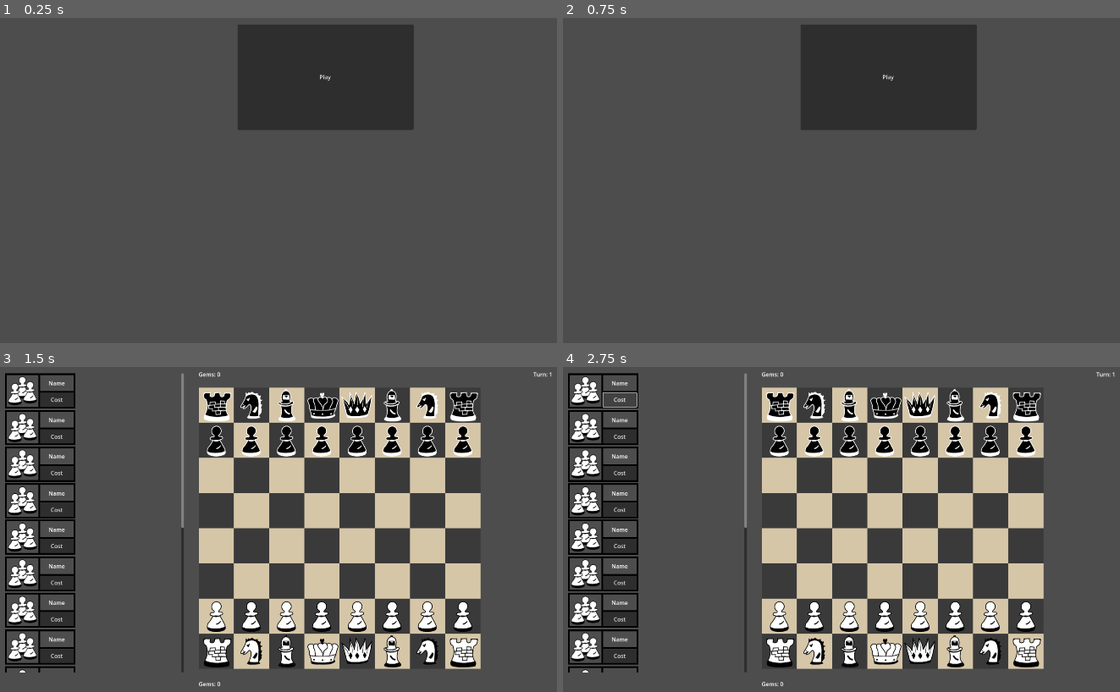
Above: before the commit, frames 1-4 (two rows, left to right).
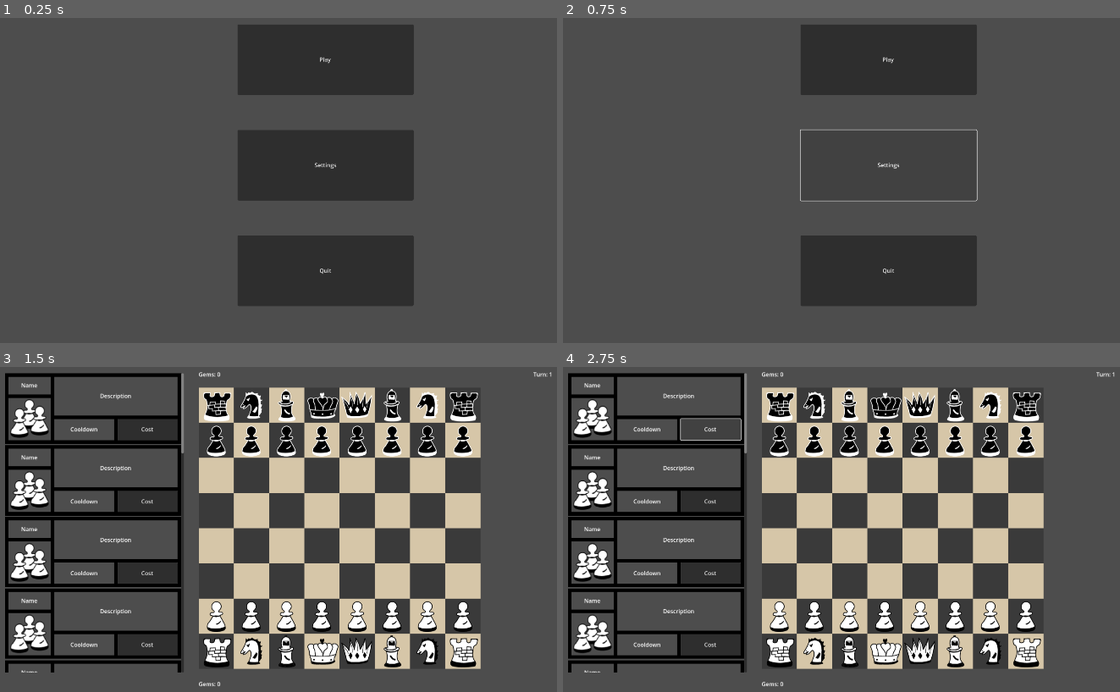
Above: after the commit, the same moments.

Repository: KristianPrifti/Upgraded-Chess-Game
Game: Godot game, scene res://main_menu.tscn
Same seed, same stepped clock (60 frames per second), same inputs: the game is played once before the commit and once after it.
Inputs (mouse positions are in pixels of both pictures, inside the frame that each line leads up to):
- Up to frame 1 (0.25 s): no input
- Up to frame 2 (0.75 s): click (886, 164) at 0.5 s, where only the run after the commit has a clickable "Settings"
- Up to frame 3 (1.5 s): click "Play" at 1.25 s
- Up to frame 4 (2.75 s): click "Cost" at 2 s

The runs differ from the first frame. In frame 1, 17% of the frame differs, in the area x 42-75%, y 11-89%; in frame 2, 10%; in frame 3, 14%; in frame 4, 13%.

Commit message:
add quit button and make the upgrade_windows bigger so they fit the right space

Diff:
--- a/main_menu.gd
+++ b/main_menu.gd
@@ -11,5 +11,13 @@
 	pass
 
 # change the scene to the game scene
-func _on_button_pressed():
+func _on_play_pressed():
 	get_tree().change_scene_to_file("res://game_menu.tscn")
+
+# change the scene to the game scene
+func _on_settings_pressed():
+	pass # Replace with function body.
+
+# quit the game
+func _on_quit_pressed():
+	get_tree().quit()
--- a/main_menu.tscn
+++ b/main_menu.tscn
@@ -5,11 +5,28 @@
 [node name="main menu" type="Node2D"]
 script = ExtResource("1_bt52x")
 
-[node name="Button" type="Button" parent="."]
+[node name="play" type="Button" parent="."]
 offset_left = 710.0
 offset_top = 100.0
 offset_right = 1210.0
-offset_bottom = 400.0
+offset_bottom = 300.0
 text = "Play"
 
-[connection signal="pressed" from="Button" to="." method="_on_button_pressed"]
+[node name="settings" type="Button" parent="."]
+offset_left = 710.0
+offset_top = 400.0
+offset_right = 1210.0
+offset_bottom = 600.0
+text = "Settings"
+
+[node name="quit" type="Button" parent="."]
+offset_left = 710.0
+offset_top = 700.0
+offset_right = 1210.0
+offset_bottom = 900.0
+text = "Quit
+"
+
+[connection signal="pressed" from="play" to="." method="_on_play_pressed"]
+[connection signal="pressed" from="settings" to="." method="_on_settings_pressed"]
+[connection signal="pressed" from="quit" to="." method="_on_quit_pressed"]
--- a/upgrade_window.tscn
+++ b/upgrade_window.tscn
@@ -4,28 +4,50 @@
 [ext_resource type="Texture2D" uid="uid://xv54rqp0qgeh" path="res://pawn_group_temp.png" id="2_tumsu"]
 
 [node name="Node2D" type="Control"]
-custom_minimum_size = Vector2(200, 100)
+custom_minimum_size = Vector2(500, 200)
 layout_mode = 3
 anchors_preset = 0
 offset_bottom = 5.0
 
 [node name="Sprite2D" type="Sprite2D" parent="."]
-position = Vector2(100, 50)
+position = Vector2(250, 100)
 texture = ExtResource("1_e1rcc")
 
-[node name="Button" type="Button" parent="Sprite2D"]
-offset_top = 5.0
-offset_right = 95.0
-offset_bottom = 45.0
+[node name="cost" type="Button" parent="Sprite2D"]
+offset_left = 70.0
+offset_top = 30.0
+offset_right = 240.0
+offset_bottom = 90.0
 text = "Cost"
 
-[node name="Label" type="Label" parent="Sprite2D"]
-offset_top = -45.0
-offset_right = 95.0
+[node name="icon" type="Sprite2D" parent="Sprite2D"]
+position = Vector2(-180, 30)
+scale = Vector2(1.333, 1.333)
+texture = ExtResource("2_tumsu")
+
+[node name="description" type="Label" parent="Sprite2D"]
+offset_left = -110.0
+offset_top = -90.0
+offset_right = 240.0
+offset_bottom = 20.0
+text = "Description"
+horizontal_alignment = 1
+vertical_alignment = 1
+
+[node name="cooldown" type="Label" parent="Sprite2D"]
+offset_left = -110.0
+offset_top = 30.0
+offset_right = 60.0
+offset_bottom = 90.0
+text = "Cooldown"
+horizontal_alignment = 1
+vertical_alignment = 1
+
+[node name="name" type="Label" parent="Sprite2D"]
+offset_left = -240.0
+offset_top = -90.0
+offset_right = -120.0
+offset_bottom = -40.0
 text = "Name"
 horizontal_alignment = 1
 vertical_alignment = 1
-
-[node name="PawnGroupTemp" type="Sprite2D" parent="Sprite2D"]
-position = Vector2(-50, 0)
-texture = ExtResource("2_tumsu")
Binary file changed: upgrade_window.png
